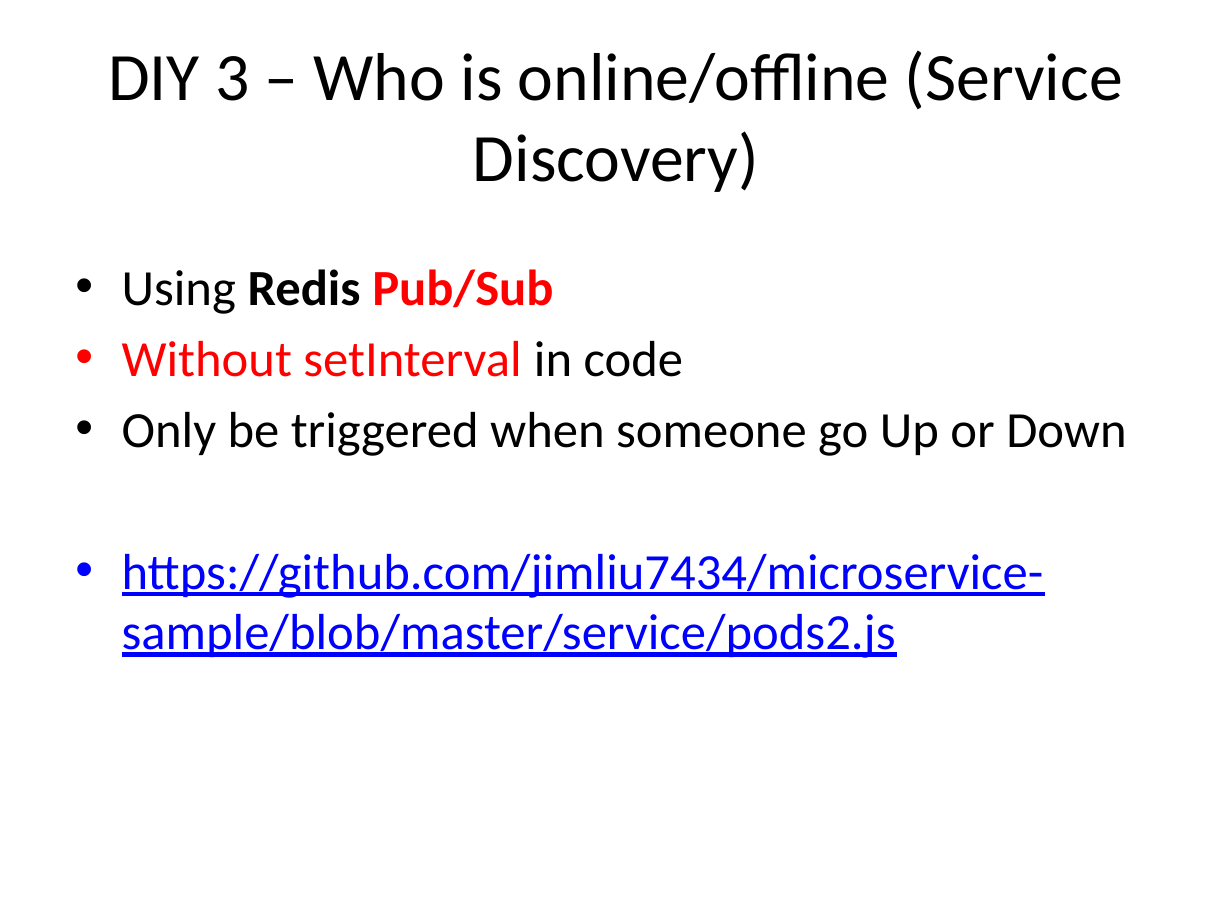
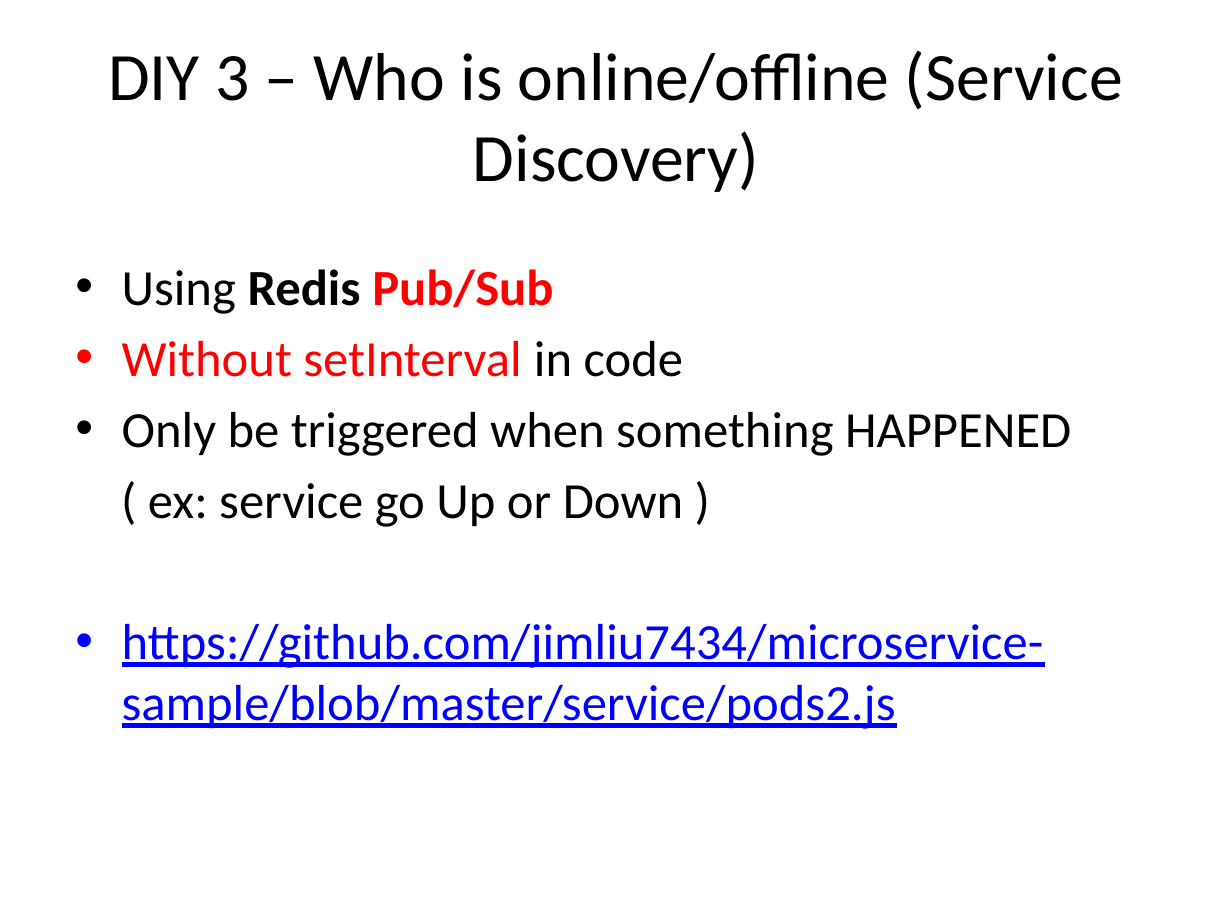
Before and after one commit to jimliu7434/microservice-sample, a slide deck: slide 19 of Microservice.pptx. Drawn at 1232x924 pixels with LibreOffice and Linux fonts; fonts in the diff are those of the drawing. Boxes give left, top, right and bottom in pixels: in the first picture for what was removed or moved away, otherwise in the second. Text is boxed around its words. In the diff, an @@ line names an element or a change of style, - is before the commit and + after.

```diff
--- a/Microservice.pptx
+++ b/Microservice.pptx
@@ text at (122, 412, 1071, 527): text changed @@
-• Only be triggered when someone go Up or Down
+• Only be triggered when something HAPPENED
+( ex: service go Up or Down )
```
Also in this commit, not shown: 1 other slide changed.
